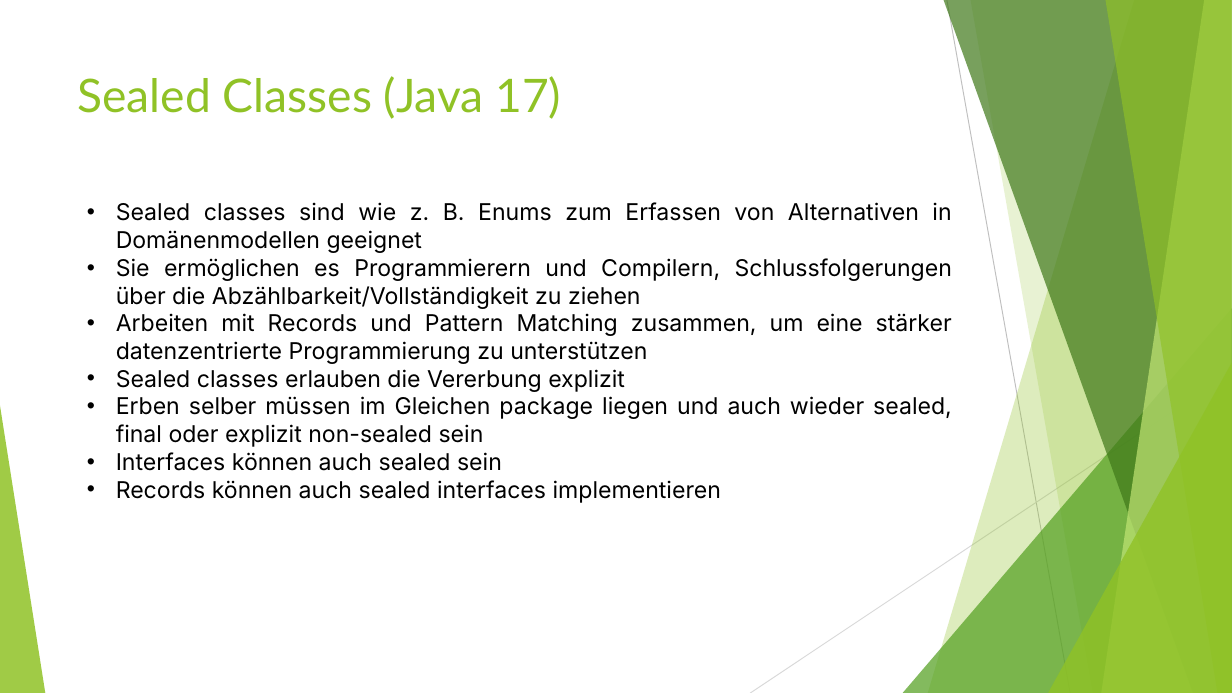
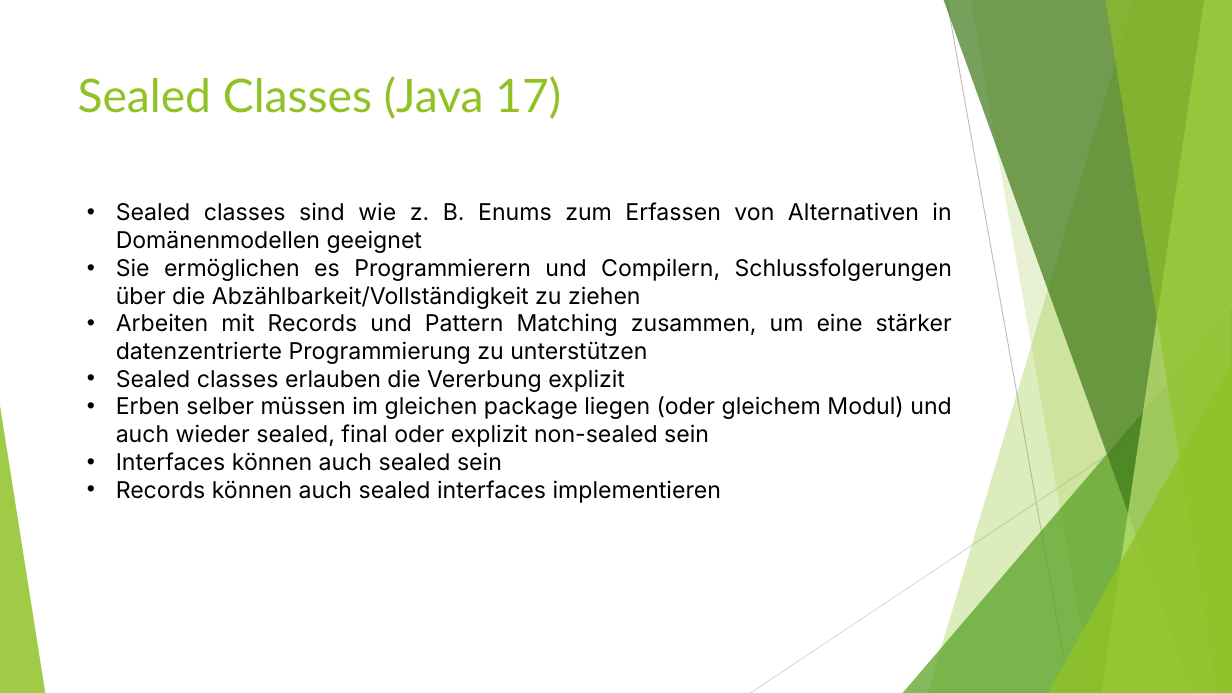
Before and after one commit to MichaelZett/20250210_java_12_17, a slide deck: slide 60 of Neuerungen_Java_12_17.pptx (slide 58 before the commit). Drawn at 1232x693 pixels with LibreOffice and Linux fonts; fonts in the diff are those of the drawing. Boxes give left, top, right and bottom in pixels: in the first picture for what was removed or moved away, otherwise in the second. Text is boxed around its words. In the diff, an @@ line names an element or a change of style, - is before the commit and + after.

```diff
--- a/Neuerungen_Java_12_17.pptx
+++ b/Neuerungen_Java_12_17.pptx
@@ text at (x1=116, y1=396, x2=951, y2=447): text changed @@
-• Erben selber müssen im Gleichen package liegen und auch wieder sealed, final oder explizit non-sealed sein
+• Erben selber müssen im gleichen package liegen (oder gleichem Modul) und auch wieder sealed, final oder explizit non-sealed sein
```
Also in this commit, not shown: 1 other slide changed, 4 slides added, 1 other file.
